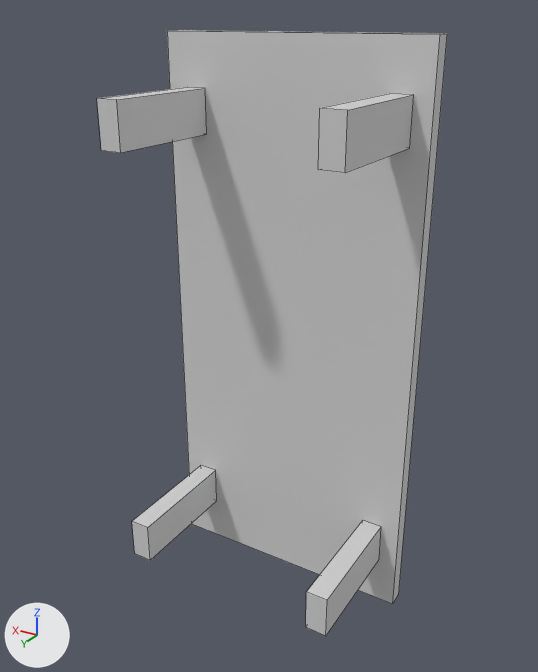
The OBJ model roboschool/roboschool/models_robot/kuka_gripper_description/meshes/table.obj, before and after one commit.
One viewpoint serves both versions: a 50 mm camera at (-1.018, 1.412, 0.875) aimed at (-0.015, -0.261, 0.038). The axes (+X, +Y, +Z) are drawn at lower left. The lights are the same throughout. Mesh edges are drawn as thin lines. Where no turn or scale is listed for an object, it has been applied to the vertices.

The older version as bpy lines, for what is in view:
```python
me_cube = bpy.data.meshes.new('Cube')
me_cube.from_pydata(...)  # a box spanning x -0.4..0.4, y -0.45..-0.4, z -0.86..0.84; a box spanning x -0.34..-0.28, y -0.4..-0.02, z 0.57..0.7; a box spanning x -0.34..-0.28, y -0.4..-0.02, z -0.71..-0.58; a box spanning x 0.28..0.35, y -0.4..-0.02, z -0.72..-0.59; a box spanning x 0.28..0.34, y -0.4..-0.02, z 0.56..0.69
me_cube.materials.append(mat_material_001)  # its picture is missing
ob_cube = bpy.data.objects.new('Cube', me_cube)
ob_cube.location = (0.0, 0.0, 0.0)
```
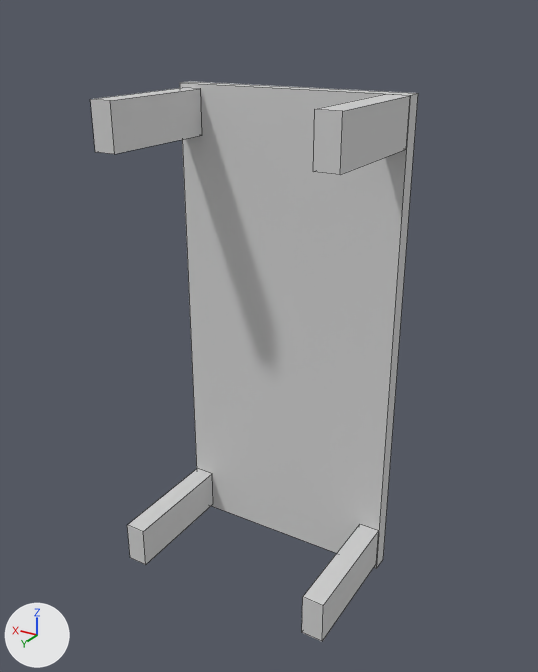
The change in detail:
me_cube has 40 vertices, 30 faces and spans x -0.4..0.4, y -0.45..-0.02, z -0.86..0.84.
me_cube is used by ob_cube; location (0.0, 0.0, 0.0).
me_cube part 1: the loose piece of 8 vertices spanning x -0.4..0.4, y -0.45..-0.4, z -0.86..0.84 is scaled about its middle by (0.866, 1, 0.84), then moved by (0.0, 0.02, 0.0).
me_cube part 2: the loose piece of 8 vertices spanning x -0.34..-0.28, y -0.4..-0.02, z 0.57..0.7 is moved by (0.0, 0.02, 0.0).
me_cube part 3: the loose piece of 8 vertices spanning x -0.34..-0.28, y -0.4..-0.02, z -0.71..-0.58 is moved by (0.0, 0.02, 0.0).
me_cube part 4: the loose piece of 8 vertices spanning x 0.28..0.35, y -0.4..-0.02, z -0.72..-0.59 is moved by (0.0, 0.02, 0.0).
me_cube part 5: the loose piece of 8 vertices spanning x 0.28..0.34, y -0.4..-0.02, z 0.56..0.69 is moved by (0.0, 0.02, 0.0).

What differs and where, as boxes (x1, y1, x2, y2) in the pictures (538 x 672 px; the box of a moved part takes in the faces that stretch with it):
'Cube', reshaped (6% narrower, 8% shorter): before (97, 30, 447, 636); after (90, 81, 418, 641)
part 1 of me_cube, moved or reshaped: before (167, 30, 447, 604); after (180, 81, 418, 568)
part 2 of me_cube, moved or reshaped: before (318, 93, 414, 173); after (313, 94, 410, 174)
part 3 of me_cube, moved or reshaped: before (306, 520, 381, 636); after (302, 524, 378, 641)
part 4 of me_cube, moved or reshaped: before (132, 466, 217, 560); after (127, 469, 213, 565)
part 5 of me_cube, moved or reshaped: before (97, 87, 207, 153); after (90, 88, 202, 154)
